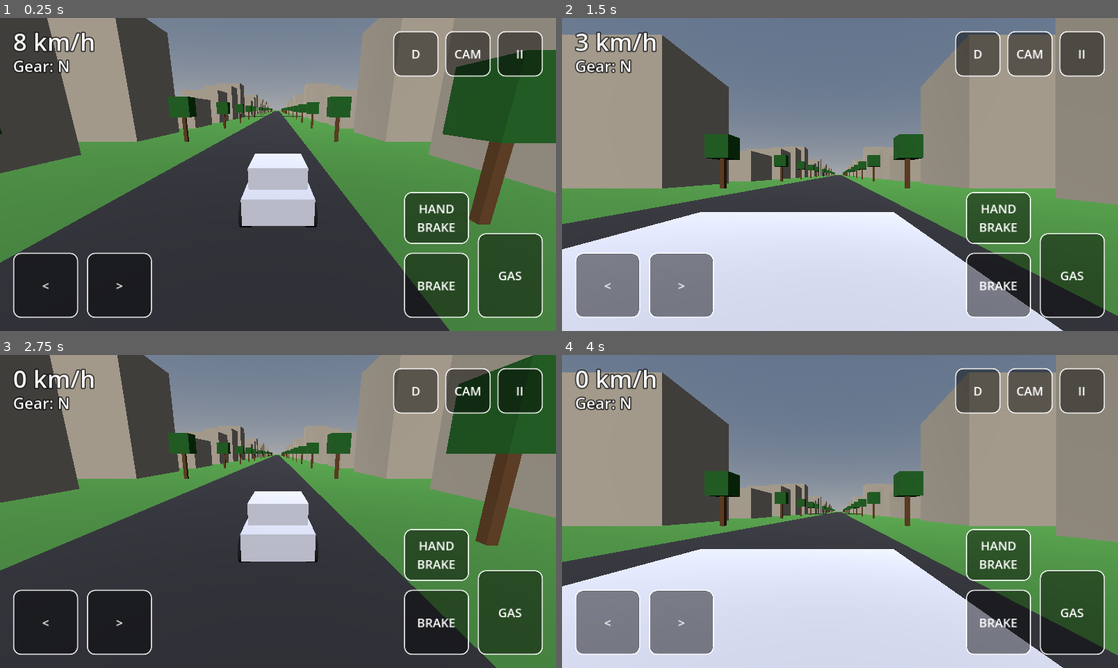
Above: before the commit, frames 1-4 (two rows, left to right).
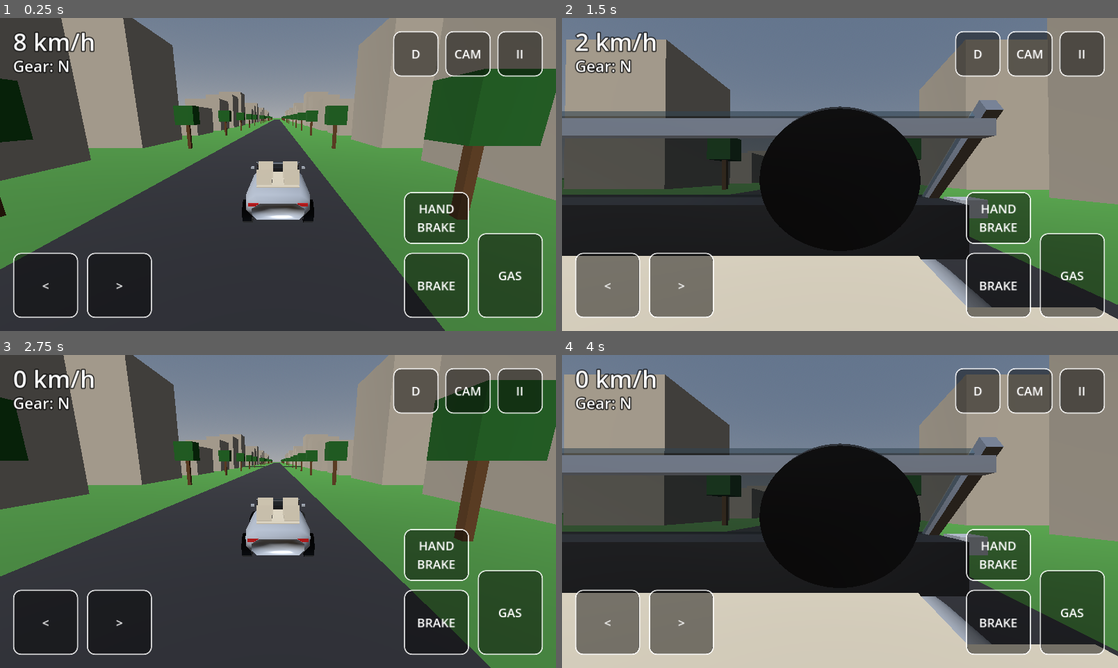
Above: after the commit, the same moments.

Repository: mnw4127/lahore-driving
Game: Godot game, scene res://scenes/main.tscn
The game is run twice, just before and just after one commit, with the same random seed, the same clock (stepped at 60 frames per second) and the same inputs.
Inputs (mouse positions are in pixels of both pictures, inside the frame that each line leads up to):
- Up to frame 1 (0.25 s): no input
- Up to frame 2 (1.5 s): tap Enter at 0.5 s; move the mouse to (962, 158) at 0.52 s; hold D 0.53-1.25 s; tap C at 0.6 s; click (962, 158) at 0.67 s; tap Space at 0.77 s; drag from (728, 190) to (812, 237) at 1.27 s
- Up to frame 3 (2.75 s): move the mouse to (333, 442) at 2.02 s; hold D from 2.03 s (still down); tap C at 2.1 s
- Up to frame 4 (4 s): release D at 2.75 s; drag from (812, 574) to (673, 464) at 2.77 s; move the mouse to (1006, 558) at 3.52 s; hold A from 3.53 s (still down); tap C at 3.6 s; tap Space at 3.77 s

The runs differ from the first frame. In frame 1, 14% of the frame differs, in the area x 0-100%, y 0-100%; in frame 2, 54%; in frame 3, 14%; in frame 4, 54%.

Commit message:
Auto-extract parts from upload folder

Diff:
--- /dev/null
+++ b/scripts/car_model.gd
@@ -0,0 +1,173 @@
+extends Node3D
+# Low-poly luxury convertible (pearl white body, cream seats). Built fully in code.
+# Front of the car is -Z. Wheels are added separately by make_wheel_visual().
+
+# [z, half_width, y_bottom, y_top]
+const STATIONS := [
+	[-2.45, 0.55, 0.34, 0.62],
+	[-2.20, 0.85, 0.30, 0.72],
+	[-1.60, 0.95, 0.28, 0.86],
+	[-0.80, 0.97, 0.28, 0.98],
+	[-0.20, 0.97, 0.28, 0.98],
+	[0.70, 0.97, 0.28, 0.98],
+	[1.50, 0.97, 0.28, 1.00],
+	[2.10, 0.90, 0.30, 0.95],
+	[2.45, 0.70, 0.36, 0.82],
+]
+
+const BODY_COLOR := Color(0.90, 0.92, 0.95)
+const SEAT_COLOR := Color(0.85, 0.80, 0.70)
+const DARK := Color(0.05, 0.05, 0.06)
+const SILVER := Color(0.80, 0.82, 0.86)
+
+
+func _ready() -> void:
+	_build_body()
+	_build_details()
+
+
+func _mat(color: Color, metallic := 0.0, rough := 0.6) -> StandardMaterial3D:
+	var m := StandardMaterial3D.new()
+	m.albedo_color = color
+	m.metallic = metallic
+	m.roughness = rough
+	m.cull_mode = BaseMaterial3D.CULL_DISABLED
+	return m
+
+
+func _ring(z: float, w: float, yb: float, yt: float) -> Array:
+	var h := yt - yb
+	return [
+		Vector3(-0.8 * w, yb, z),
+		Vector3(-w, yb + 0.3 * h, z),
+		Vector3(-w, yb + 0.7 * h, z),
+		Vector3(-0.7 * w, yt, z),
+		Vector3(0.7 * w, yt, z),
+		Vector3(w, yb + 0.7 * h, z),
+		Vector3(w, yb + 0.3 * h, z),
+		Vector3(0.8 * w, yb, z),
+	]
+
+
+func _tri(st: SurfaceTool, a: Vector3, b: Vector3, c: Vector3) -> void:
+	st.add_vertex(a)
+	st.add_vertex(b)
+	st.add_vertex(c)
+
+
+func _build_body() -> void:
+	var rings := []
+	for s in STATIONS:
+		rings.append(_ring(s[0], s[1], s[2], s[3]))
+	var st := SurfaceTool.new()
+	st.begin(Mesh.PRIMITIVE_TRIANGLES)
+	var n := 8
+	for i in range(rings.size() - 1):
+		var r0: Array = rings[i]
+		var r1: Array = rings[i + 1]
+		for j in range(n):
+			var j2 := (j + 1) % n
+			_tri(st, r0[j], r1[j], r1[j2])
+			_tri(st, r0[j], r1[j2], r0[j2])
+	# End caps (nose and tail)
+	for idx in [0, rings.size() - 1]:
+		var r: Array = rings[idx]
+		var c := Vector3.ZERO
+		for p in r:
+			c += p
+		c /= float(n)
+		for j in range(n):
+			_tri(st, c, r[j], r[(j + 1) % n])
+	st.generate_normals()
+	var mi := MeshInstance3D.new()
+	mi.mesh = st.commit()
+	mi.material_override = _mat(BODY_COLOR, 0.5, 0.3)
+	add_child(mi)
+
+
+func _add_box(size: Vector3, pos: Vector3, color: Color, rot_deg := Vector3.ZERO, metallic := 0.0, rough := 0.6, alpha := 1.0) -> MeshInstance3D:
+	var mi := MeshInstance3D.new()
+	var bm := BoxMesh.new()
+	bm.size = size
+	mi.mesh = bm
+	var m := _mat(Color(color.r, color.g, color.b, alpha), metallic, rough)
+	if alpha < 1.0:
+		m.transparency = BaseMaterial3D.TRANSPARENCY_ALPHA
+	mi.material_override = m
+	mi.position = pos
+	mi.rotation_degrees = rot_deg
+	add_child(mi)
+	return mi
+
+
+func _build_details() -> void:
+	# Cabin floor (cream leather) on the open deck
+	_add_box(Vector3(1.30, 0.02, 2.30), Vector3(0, 1.0, 0.45), SEAT_COLOR)
+	# Dashboard
+	_add_box(Vector3(1.60, 0.16, 0.30), Vector3(0, 1.08, -0.50), DARK)
+	# Front seats (driver on right side, +X) and rear seats
+	for x in [-0.42, 0.42]:
+		_add_box(Vector3(0.50, 0.12, 0.50), Vector3(x, 1.06, 0.30), SEAT_COLOR)
+		_add_box(Vector3(0.50, 0.55, 0.10), Vector3(x, 1.32, 0.58), SEAT_COLOR, Vector3(-12, 0, 0))
+		_add_box(Vector3(0.46, 0.12, 0.40), Vector3(x, 1.06, 1.15), SEAT_COLOR)
+		_add_box(Vector3(0.46, 0.45, 0.10), Vector3(x, 1.28, 1.42), SEAT_COLOR, Vector3(-10, 0, 0))
+	# Steering wheel (right side)
+	var sw := MeshInstance3D.new()
+	var cyl := CylinderMesh.new()
+	cyl.top_radius = 0.17
+	cyl.bottom_radius = 0.17
+	cyl.height = 0.03
+	sw.mesh = cyl
+	sw.material_override = _mat(DARK)
+	sw.position = Vector3(0.42, 1.22, -0.20)
+	sw.rotation_degrees = Vector3(-65, 0, 0)
+	add_child(sw)
+	# Windshield (glass) and A-pillar frame
+	_add_box(Vector3(1.50, 0.02, 0.75), Vector3(0, 1.17, -0.55), Color(0.35, 0.50, 0.60), Vector3(-38, 0, 0), 0.0, 0.1, 0.35)
+	for x in [-0.78, 0.78]:
+		_add_box(Vector3(0.04, 0.04, 0.80), Vector3(x, 1.17, -0.55), SILVER, Vector3(-38, 0, 0), 0.8, 0.2)
+	_add_box(Vector3(1.56, 0.04, 0.04), Vector3(0, 1.36, -0.24), SILVER, Vector3.ZERO, 0.8, 0.2)
+	# Side mirrors
+	for x in [-1.0, 1.0]:
+		_add_box(Vector3(0.12, 0.08, 0.14), Vector3(x, 1.10, -0.70), BODY_COLOR, Vector3.ZERO, 0.5, 0.3)
+	# Front grille and headlights
+	_add_box(Vector3(0.80, 0.22, 0.04), Vector3(0, 0.48, -2.43), DARK)
+	for x in [-0.62, 0.62]:
+		_add_box(Vector3(0.34, 0.08, 0.06), Vector3(x, 0.66, -2.28), Color(0.15, 0.2, 0.3), Vector3(0, 0, 0), 0.8, 0.1)
+	# Tail lights
+	for x in [-0.60, 0.60]:
+		_add_box(Vector3(0.40, 0.08, 0.04), Vector3(x, 0.78, 2.42), Color(0.8, 0.05, 0.05))
+
+
+func make_wheel_visual() -> Node3D:
+	# Wheel axis is X. Tyre + dark rim + silver spokes.
+	var root := Node3D.new()
+	var tyre := MeshInstance3D.new()
+	var tm := CylinderMesh.new()
+	tm.top_radius = 0.36
+	tm.bottom_radius = 0.36
+	tm.height = 0.28
+	tyre.mesh = tm
+	tyre.material_override = _mat(DARK, 0.0, 0.9)
+	tyre.rotation_degrees = Vector3(0, 0, 90)
+	root.add_child(tyre)
+
+	var rim := MeshInstance3D.new()
+	var rm := CylinderMesh.new()
+	rm.top_radius = 0.27
+	rm.bottom_radius = 0.27
+	rm.height = 0.30
+	rim.mesh = rm
+	rim.material_override = _mat(Color(0.08, 0.08, 0.09), 0.6, 0.4)
+	rim.rotation_degrees = Vector3(0, 0, 90)
+	root.add_child(rim)
+
+	for i in range(5):
+		var sp := MeshInstance3D.new()
+		var bm := BoxMesh.new()
+		bm.size = Vector3(0.31, 0.035, 0.52)
+		sp.mesh = bm
+		sp.material_override = _mat(SILVER, 0.9, 0.25)
+		sp.rotation_degrees = Vector3(i * 36.0, 0, 0)
+		root.add_child(sp)
+	return root
--- a/scripts/main.gd
+++ b/scripts/main.gd
@@ -90,55 +90,33 @@
 
 	var cs := CollisionShape3D.new()
 	var sh := BoxShape3D.new()
-	sh.size = Vector3(1.8, 0.7, 4.0)
+	sh.size = Vector3(1.9, 0.7, 4.8)
 	cs.shape = sh
-	cs.position = Vector3(0, 0.6, 0)
+	cs.position = Vector3(0, 0.65, 0)
 	car.add_child(cs)
 
-	var body := MeshInstance3D.new()
-	var bm := BoxMesh.new()
-	bm.size = Vector3(1.8, 0.7, 4.0)
-	var mat := StandardMaterial3D.new()
-	mat.albedo_color = Color(0.85, 0.85, 0.9)
-	bm.material = mat
-	body.mesh = bm
-	body.position = Vector3(0, 0.6, 0)
-	car.add_child(body)
+	# Luxury convertible body
+	var model: Node3D = load("res://scripts/car_model.gd").new()
+	car.add_child(model)
 
-	var cabin := MeshInstance3D.new()
-	var cm := BoxMesh.new()
-	cm.size = Vector3(1.6, 0.6, 2.0)
-	cm.material = mat
-	cabin.mesh = cm
-	cabin.position = Vector3(0, 1.25, 0.3)
-	car.add_child(cabin)
-
-	for x in [-0.9, 0.9]:
-		for z in [-1.3, 1.3]:
+	# Wheels: front = -Z (steering), rear = +Z (traction)
+	for x in [-0.93, 0.93]:
+		for z in [-1.55, 1.50]:
 			var w := VehicleWheel3D.new()
-			w.position = Vector3(x, 0.35, z)
-			w.wheel_radius = 0.35
+			w.position = Vector3(x, 0.36, z)
+			w.wheel_radius = 0.36
 			w.wheel_rest_length = 0.15
 			w.suspension_travel = 0.3
 			w.suspension_stiffness = 40.0
 			w.wheel_friction_slip = 3.0
 			w.use_as_steering = z < 0
 			w.use_as_traction = z > 0
-			var wm := MeshInstance3D.new()
-			var cyl := CylinderMesh.new()
-			cyl.top_radius = 0.35
-			cyl.bottom_radius = 0.35
-			cyl.height = 0.3
-			var wmat := StandardMaterial3D.new()
-			wmat.albedo_color = Color(0.05, 0.05, 0.05)
-			cyl.material = wmat
-			wm.mesh = cyl
-			wm.rotation_degrees = Vector3(0, 0, 90)
-			w.add_child(wm)
+			w.add_child(model.make_wheel_visual())
 			car.add_child(w)
 
+	# Cockpit camera (right-hand drive: driver on +X side)
 	cockpit_cam = Camera3D.new()
-	cockpit_cam.position = Vector3(0.4, 1.3, -0.1)
+	cockpit_cam.position = Vector3(0.42, 1.25, 0.25)
 	cockpit_cam.fov = 75
 	cockpit_cam.far = 1500.0
 	car.add_child(cockpit_cam)
@@ -149,7 +127,7 @@
 	chase_cam.fov = 70
 	chase_cam.far = 1500.0
 	add_child(chase_cam)
-	chase_cam.global_position = car.global_position + car.global_transform.basis.z * 7.0 + Vector3(0, 3, 0)
+	chase_cam.global_position = car.global_position + car.global_transform.basis.z * 8.0 + Vector3(0, 3, 0)
 	chase_cam.make_current()
 
 
@@ -175,7 +153,7 @@
 
 func _physics_process(delta: float) -> void:
 	var back := car.global_transform.basis.z
-	var target := car.global_position + back * 7.0 + Vector3(0, 2.8, 0)
+	var target := car.global_position + back * 8.0 + Vector3(0, 2.8, 0)
 	chase_cam.global_position = chase_cam.global_position.lerp(target, clampf(delta * 5.0, 0.0, 1.0))
 	chase_cam.look_at(car.global_position + Vector3(0, 1.0, 0), Vector3.UP)
 
